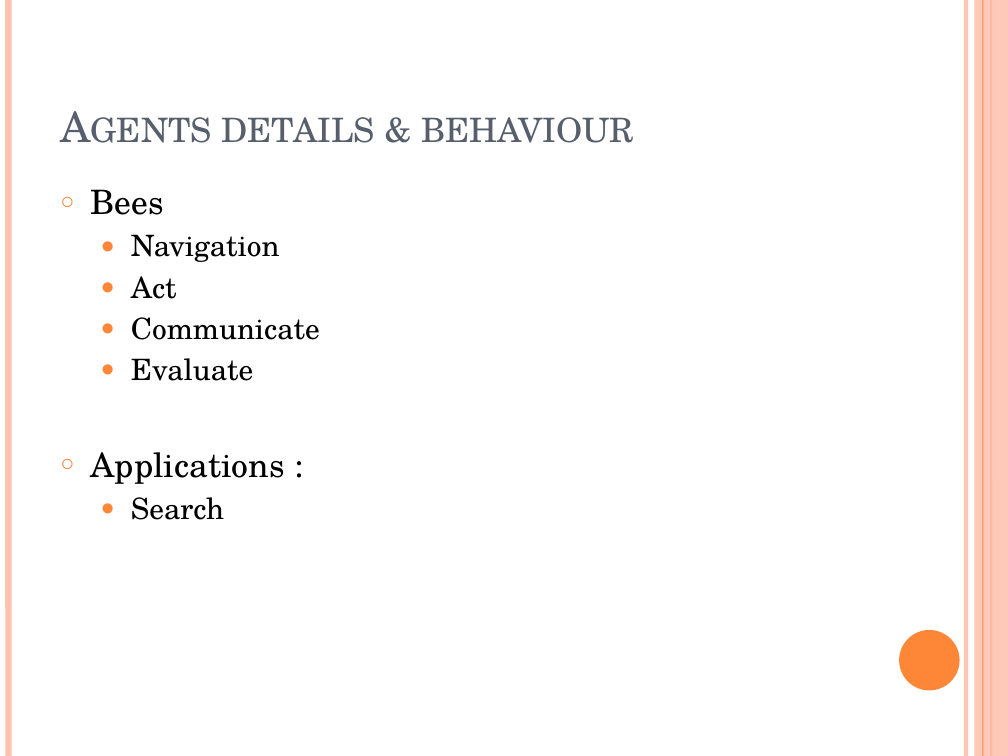
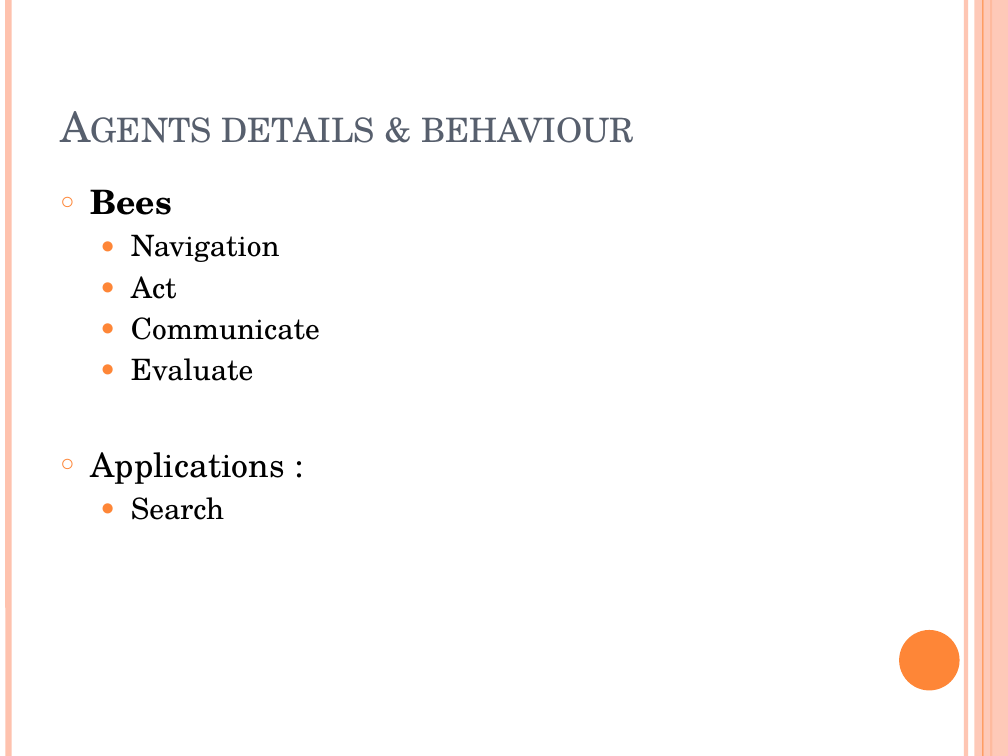
Before and after one commit to wouterbeek/DataHives, a slide deck: slide 5 of report/Bachelor presentation.pptx. Drawn at 1008x756 pixels with LibreOffice and Linux fonts; fonts in the diff are those of the drawing. Boxes give left, top, right and bottom in pixels: in the first picture for what was removed or moved away, otherwise in the second. Text is boxed around its words. In the diff, an @@ line names an element or a change of style, - is before the commit and + after.

```diff
--- a/report/Bachelor presentation.pptx
+++ b/report/Bachelor presentation.pptx
@@ text at [91, 189, 173, 215]: bold on in "Bees" @@
```
Also in this commit, not shown: 5 other slides changed.
